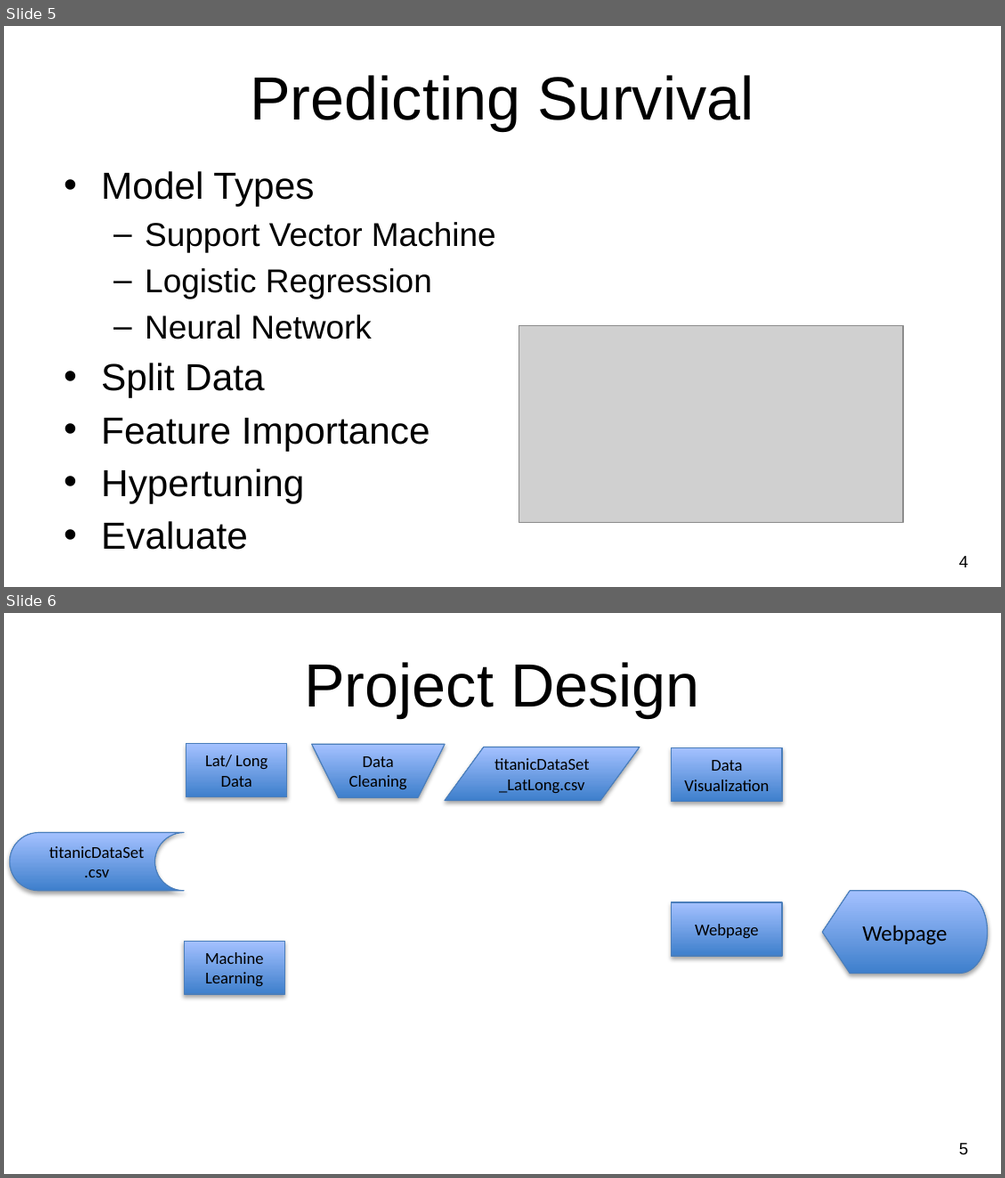
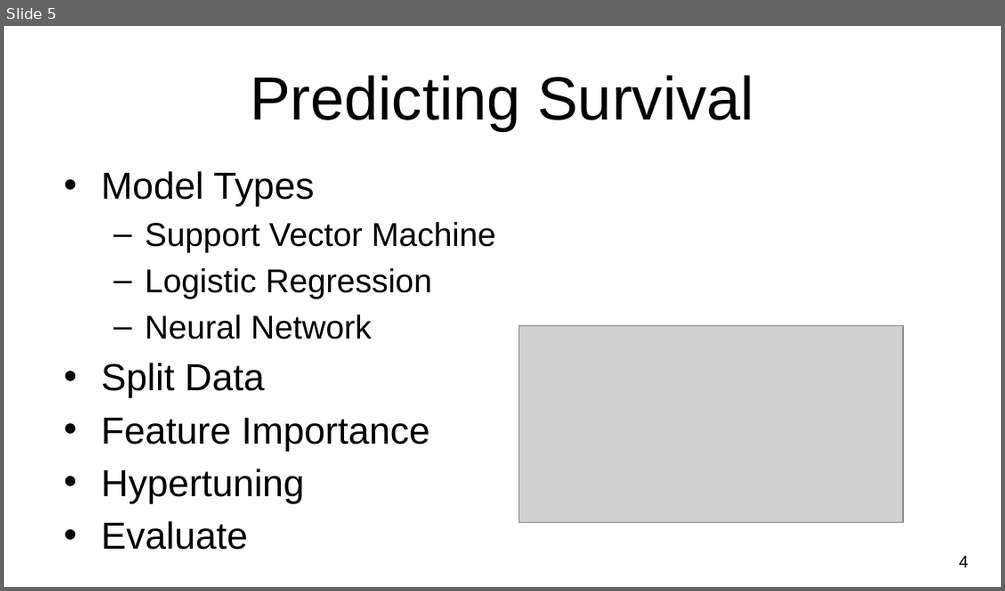
Before and after one commit to owenmeyer3/titanic, a slide deck: NU-Final_Project_Titanic.pptx. Shown one above the other, each under a label of ours: slides 5 and 6 before the commit, slide 5 after it. The pictures are 1005x1178 and 1005x591 pixels, drawn with LibreOffice and Linux fonts; fonts in the diff are those of the drawing; grey boxes stand for pictures; background and template pictures are left out. Boxes give left, top, right and bottom in pixels: in the first picture for what was removed or moved away, otherwise in the second. Text is boxed around its words. In the diff, an @@ line names an element or a change of style, - is before the commit and + after.

```diff
--- a/NU-Final_Project_Titanic.pptx
+++ b/NU-Final_Project_Titanic.pptx
@@ slide 6 removed at (4,613,1001,1174), background picture (left out) @@
@@ title removed at (304,662,700,717) @@
-Project Design
@@ rectangle removed at (186,744,287,797) @@
-Lat/ Long Data
@@ flow chart manual operation removed at (312,745,445,798) @@
-Data Cleaning
@@ flow chart input output removed at (445,747,639,801) @@
-titanicDataSet_LatLong.csv
@@ rectangle removed at (672,747,783,802) @@
-Data Visualization
@@ flow chart online storage removed at (10,832,185,890) @@
-titanicDataSet.csv
@@ rectangle removed at (672,902,783,956) @@
-Webpage
@@ flow chart display removed at (823,890,987,973) @@
-Webpage
@@ rectangle removed at (184,941,284,995) @@
-Machine Learning
@@ page number removed at (959,1143,968,1154) @@
-5
```
Also in this commit, not shown: 1 slide changed, 1 slide added, 1 other slide removed.
